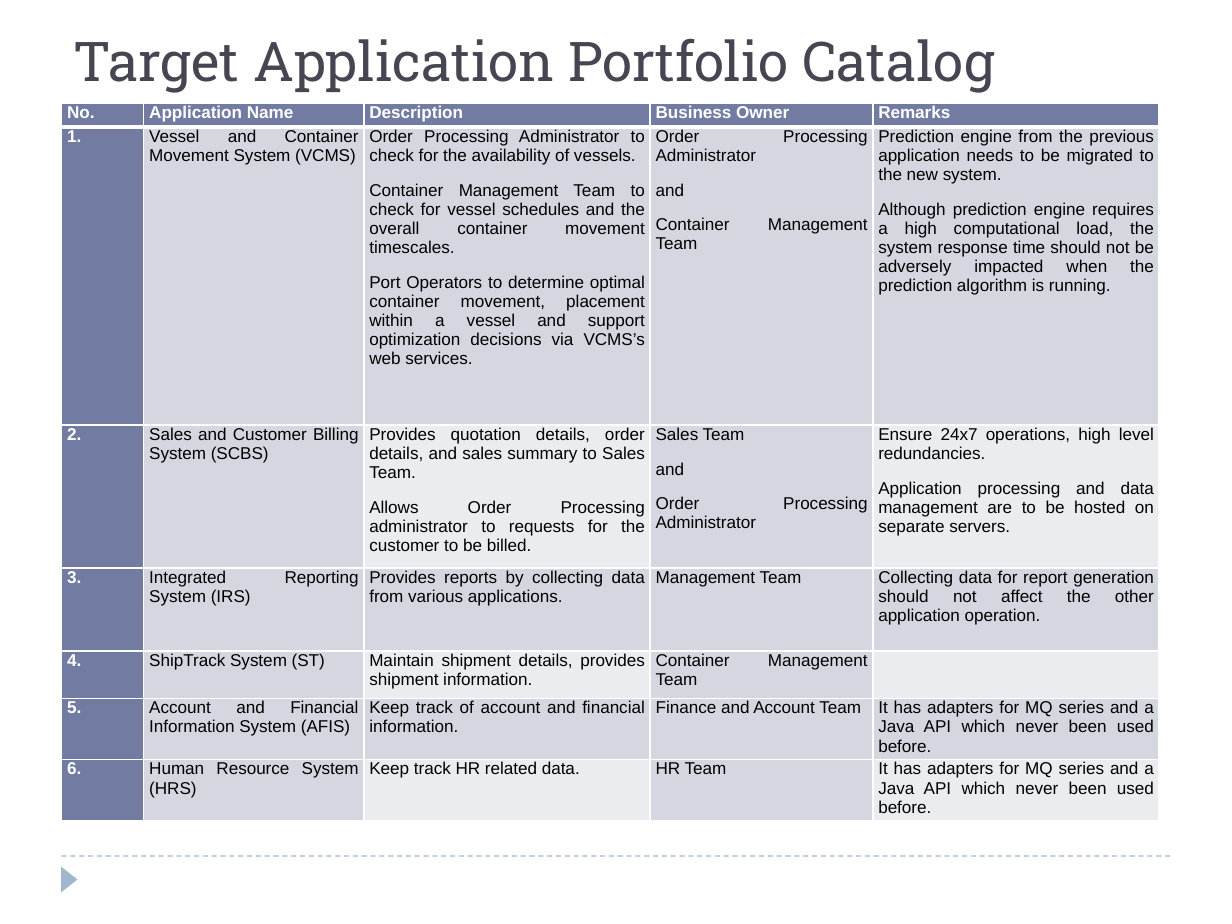
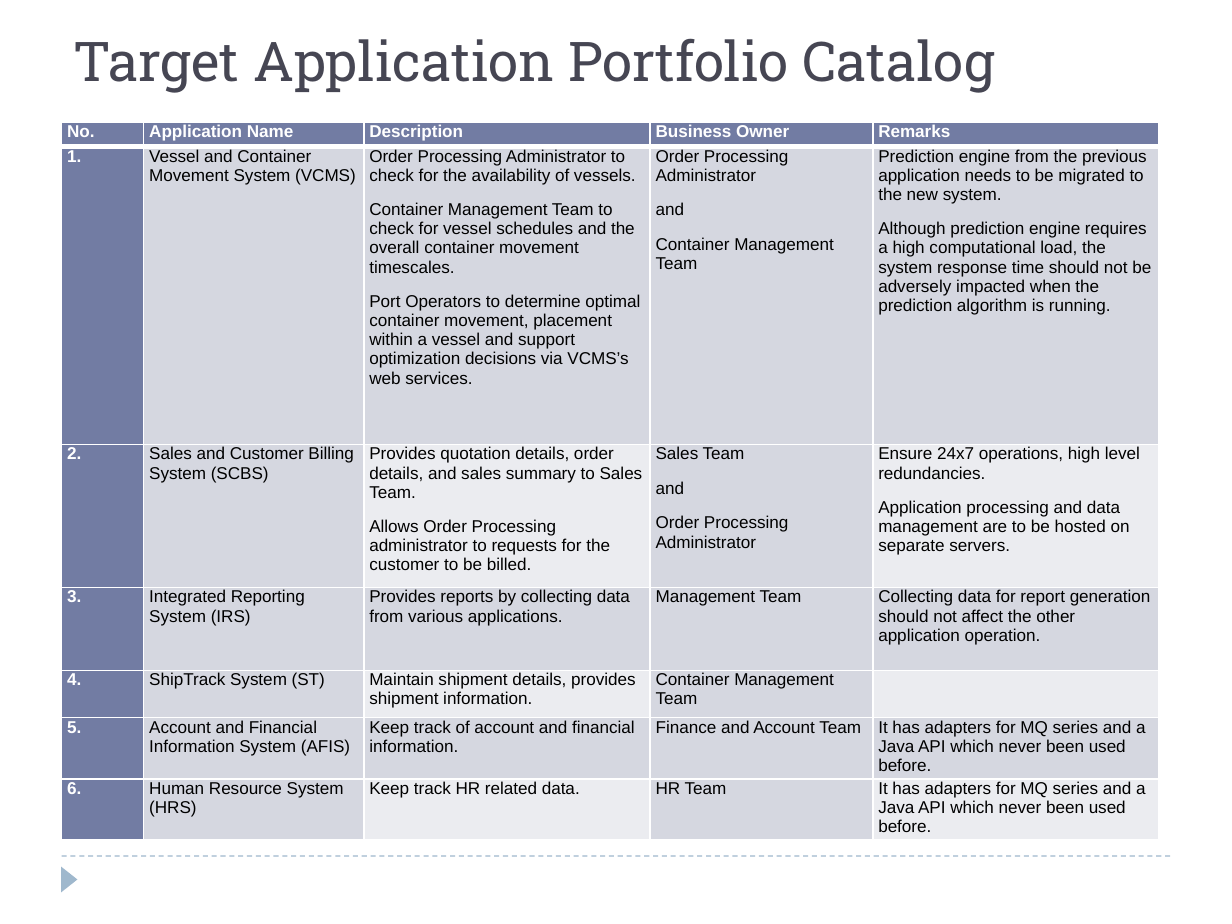
Before and after one commit to windieccf/t1-shipping, a slide deck: slide 29 of Enterprise Architech Presentation.pptx (slide 28 before the commit). Drawn at 1232x924 pixels with LibreOffice and Linux fonts; fonts in the diff are those of the drawing. Boxes give left, top, right and bottom in pixels: in the first picture for what was removed or moved away, otherwise in the second. Text is boxed around its words. In the diff, an @@ line names an element or a change of style, - is before the commit and + after.

```diff
--- a/Enterprise Architech Presentation.pptx
+++ b/Enterprise Architech Presentation.pptx
@@ table at (62, 122, 1159, 840) @@
@@ alignment justified to left @@
@@ table: place and size @@
-table at (62, 103, 1159, 822)
+table at (62, 122, 1159, 840)
```
Also in this commit, not shown: 14 other slides changed, 1 slide removed.
